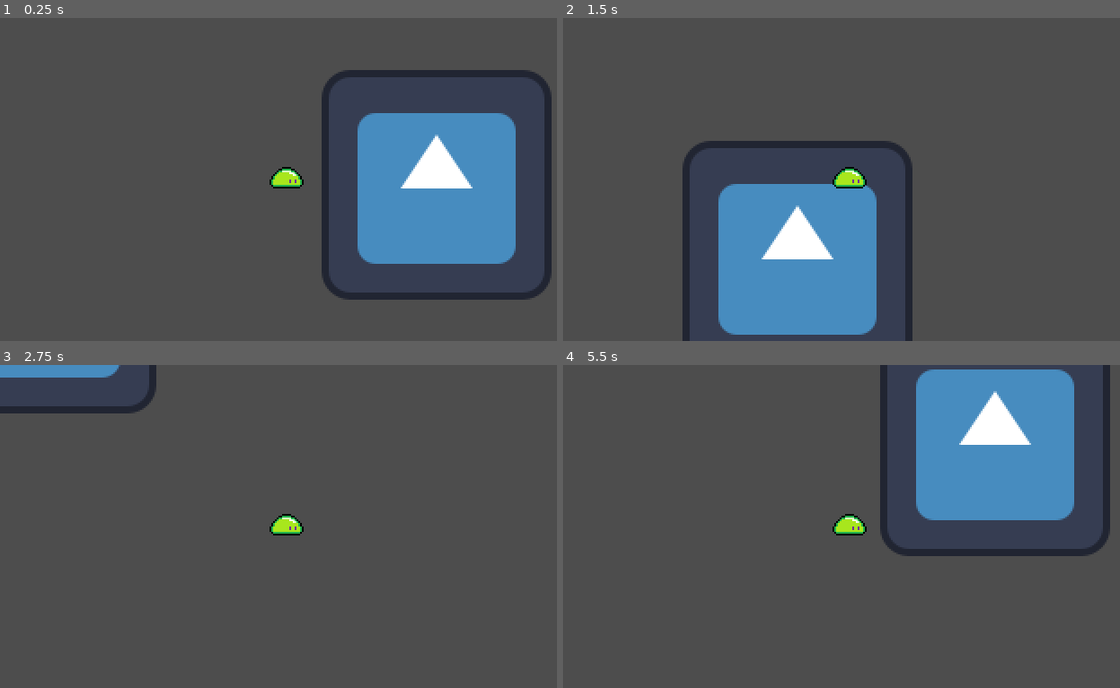
Above: before the commit, frames 1-4 (two rows, left to right).
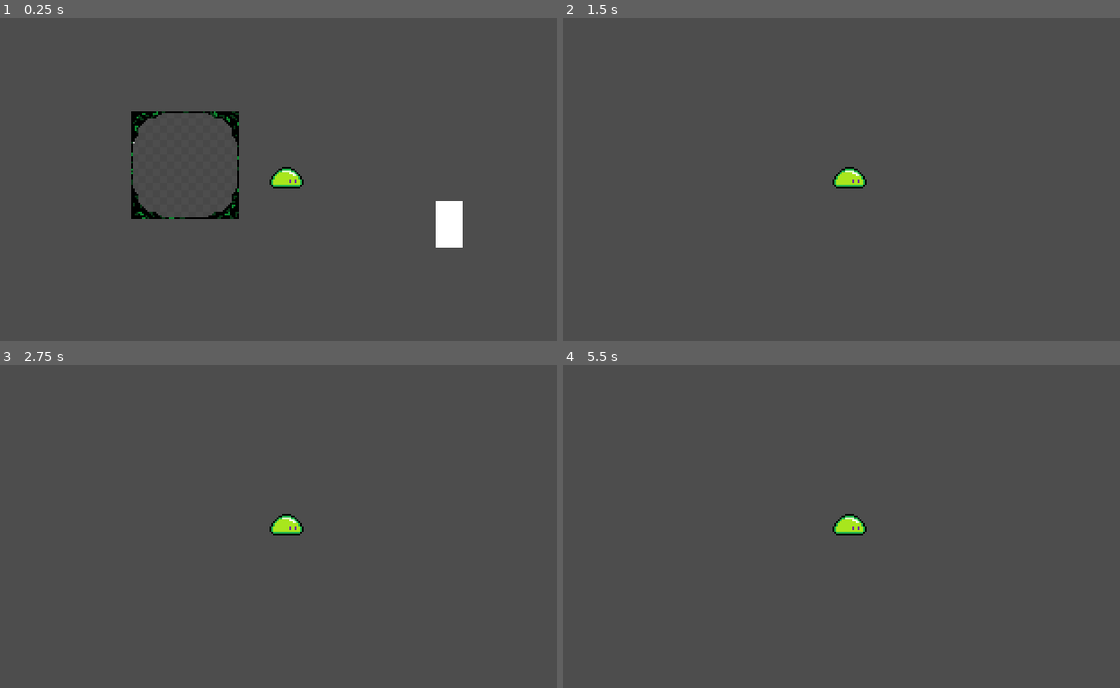
Above: after the commit, the same moments.

Repository: ryderlopeman10-dotcom/haven-dunlap-26-jam
Game: Godot game, scene res://Scenes/test_scene.tscn
The game is run twice, just before and just after one commit, with the same random seed, the same clock (stepped at 60 frames per second) and the same inputs. The engine's default icon, where the game draws it, is replaced by a stand-in: a white triangle on a blue panel in a dark square.
Inputs:
- Up to frame 1 (0.25 s): no input
- Up to frame 2 (1.5 s): tap Enter at 0.5 s; hold D (Right) 0.53-1.28 s; tap Space (Jump) at 0.6, 0.77, 1.07, 1.35 s; hold S (Down) from 1.28 s (still down)
- Up to frame 3 (2.75 s): tap Space (Jump) at 1.52, 1.82, 2.1 s; release S (Down) at 2.03 s; hold D (Right) from 2.03 s (still down)
- Up to frame 4 (5.5 s): release D (Right) at 2.78 s; hold W (Up) 2.78-3.53 s; tap Space (Jump) at 2.85, 3.02, 3.32, 3.6, 3.77, 4.07, 4.35, 4.52, 4.82, 5.1 s; hold A (Left) 3.53-5.03 s; hold S (Down) from 5.03 s (still down)

The runs differ from the first frame. In frame 1, 18% of the frame differs, in the area x 23-100%, y 16-88%; in frame 2, 15%; in frame 3, 1.6%; in frame 4, 15%.

Commit message:
fallback stage

Diff:
--- /dev/null
+++ b/haven-project-26/Enemies/Practice Enemy/practice_enemy.gd
@@ -0,0 +1,26 @@
+extends Area2D
+
+var health : float = 5.0
+
+var damagable : bool = false
+var in_player : bool = true
+
+func _process(delta):
+	die()
+
+func die():
+	if health <= 0:
+		queue_free()
+
+func _on_body_entered(body: Node2D) -> void:
+	if body is Player:
+		if body.attack():
+			health -= body.damage
+		damagable = true
+		in_player = true
+
+func _on_body_exited(body: Node2D) -> void:
+	if body is Player:
+		body.in_enemy = false
+		damagable = false
+		in_player = false
--- /dev/null
+++ b/haven-project-26/Enemies/Practice Enemy/practice_enemy.tscn
@@ -0,0 +1,21 @@
+[gd_scene format=3 uid="uid://cgxkpnwcu6yu8"]
+
+[ext_resource type="Script" uid="uid://dnw0ypevagpye" path="res://Enemies/Practice Enemy/practice_enemy.gd" id="1_gwojk"]
+
+[sub_resource type="BoxMesh" id="BoxMesh_7r1ys"]
+
+[sub_resource type="RectangleShape2D" id="RectangleShape2D_7r1ys"]
+size = Vector2(18, 29)
+
+[node name="Practice Enemy" type="Area2D" unique_id=1641488180]
+script = ExtResource("1_gwojk")
+
+[node name="MeshInstance2D" type="MeshInstance2D" parent="." unique_id=36767814]
+scale = Vector2(15.250001, 25.75)
+mesh = SubResource("BoxMesh_7r1ys")
+
+[node name="CollisionShape2D" type="CollisionShape2D" parent="." unique_id=95565273]
+position = Vector2(0, -0.5)
+shape = SubResource("RectangleShape2D_7r1ys")
+
+[connection signal="body_entered" from="." to="." method="_on_body_entered"]
--- a/haven-project-26/Player/player.gd
+++ b/haven-project-26/Player/player.gd
@@ -1,3 +1,4 @@
+class_name Player
 extends CharacterBody2D
 
 @onready var falling_timer: Timer = $"Falling Timer"
@@ -10,10 +11,14 @@
 
 var moving : bool = false
 
-var jump_height : int = -5000
+var jump_height : int = -10000
 var can_jump : bool = true
+var can_jump2 : bool = true
 var is_jumping : bool = false
 var first_jump : bool = false
+
+var damage : float = 2.5
+var in_enemy : bool = false
 
 func _process(delta):
 	if Input.is_action_pressed("Quit"):
@@ -30,7 +35,7 @@
 	var dir_x := Input.get_axis("Left", "Right")
 	var dir_y := Input.get_axis("Up", "Down")
 
-	if Input.is_action_just_pressed("Jump"):
+	if Input.is_action_just_pressed("Jump") and can_jump2:
 		velocity.y = jump_height
 		is_jumping = true
 		first_jump = true
@@ -54,12 +59,15 @@
 	if not is_jumping:
 		return
 	else:
-		player_collision_shape.disabled = true
+		if can_jump2:
+			can_jump2 = false
+			player_collision_shape.disabled = true
 
-		if first_jump:
-			first_jump = false
-			falling_timer.start()
-		velocity += get_gravity() / 3.25
+			if first_jump:
+				first_jump = false
+				falling_timer.start()
+
+			velocity += get_gravity() / 3.25
 
 	move_and_slide()
 
@@ -67,5 +75,13 @@
 	is_jumping = false
 	velocity.y = 0
 	player_collision_shape.disabled = false
+	can_jump = true
+	can_jump2 = true
 
 	move_and_slide()
+
+func attack():
+	if in_enemy and is_jumping:
+		velocity.y = jump_height
+		is_jumping = true
+		first_jump = true
--- a/haven-project-26/Player/player.tscn
+++ b/haven-project-26/Player/player.tscn
@@ -68,7 +68,7 @@
 shape = SubResource("RectangleShape2D_irdi4")
 
 [node name="Falling Timer" type="Timer" parent="." unique_id=1928887462]
-wait_time = 0.5
+wait_time = 0.55
 one_shot = true
 
 [node name="Camera2D" type="Camera2D" parent="." unique_id=490995291]
--- a/haven-project-26/Scenes/test_scene.tscn
+++ b/haven-project-26/Scenes/test_scene.tscn
@@ -1,13 +1,19 @@
 [gd_scene format=3 uid="uid://douct5wj5ie1k"]
 
 [ext_resource type="PackedScene" uid="uid://ccpj8r6a7w0c0" path="res://Player/player.tscn" id="1_3dogw"]
-[ext_resource type="Texture2D" uid="uid://4agx8eao0akq" path="res://icon.svg" id="1_r5l72"]
+[ext_resource type="Texture2D" uid="uid://db3khscnb6g2d" path="res://pixil-frame-0.png" id="2_r5l72"]
+[ext_resource type="PackedScene" uid="uid://cgxkpnwcu6yu8" path="res://Enemies/Practice Enemy/practice_enemy.tscn" id="3_50ct6"]
 
 [node name="Test Scene" type="Node2D" unique_id=2086546632]
 
-[node name="Icon" type="Sprite2D" parent="." unique_id=853869091]
-position = Vector2(376, 273)
-texture = ExtResource("1_r5l72")
+[node name="PixilFrame0" type="Sprite2D" parent="." unique_id=698444254]
+position = Vector2(258, 264)
+texture = ExtResource("2_r5l72")
 
 [node name="Player" parent="." unique_id=168181456 instance=ExtResource("1_3dogw")]
-position = Vector2(293, 270)
+position = Vector2(315, 272)
+
+[node name="Practice Enemy" parent="." unique_id=1641488180 instance=ExtResource("3_50ct6")]
+position = Vector2(405, 297)
+
+[connection signal="body_exited" from="Practice Enemy" to="Practice Enemy" method="_on_body_exited"]
Not shown, added: haven-project-26/Enemies/Practice Enemy/practice_enemy.gd.uid
Not shown, added: haven-project-26/Scenes/test_scene.tscn20371333709.tmp
Not shown, added: haven-project-26/Scenes/test_scene.tscn20376307470.tmp
